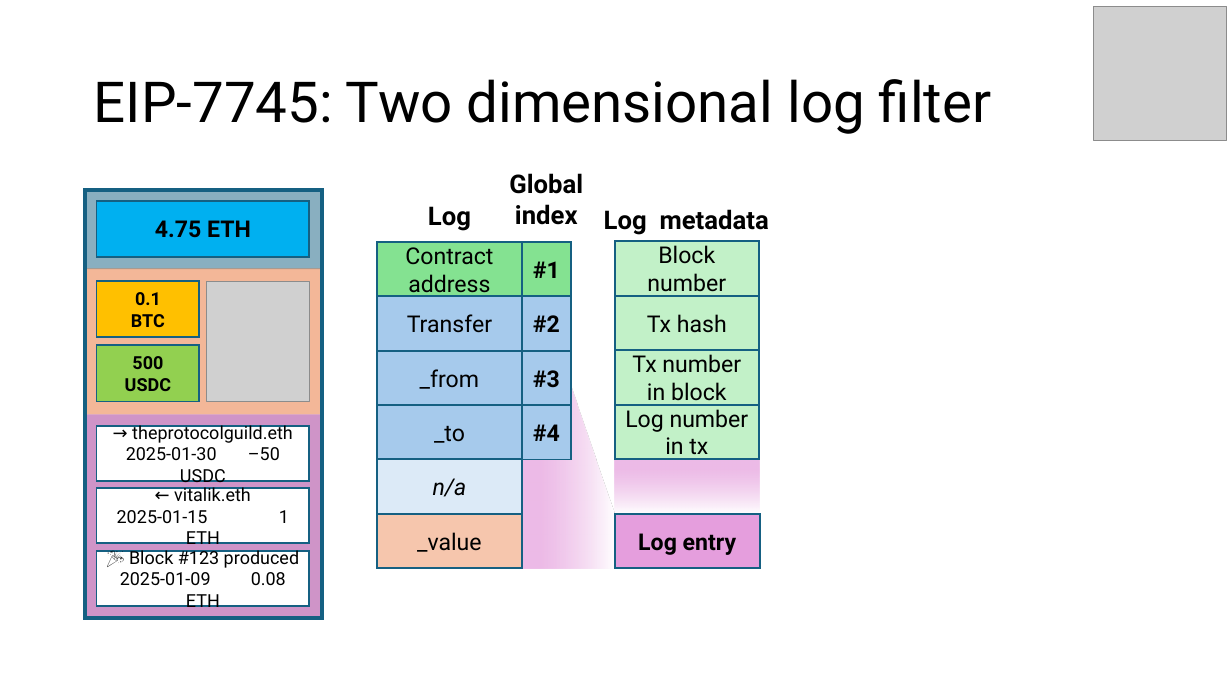
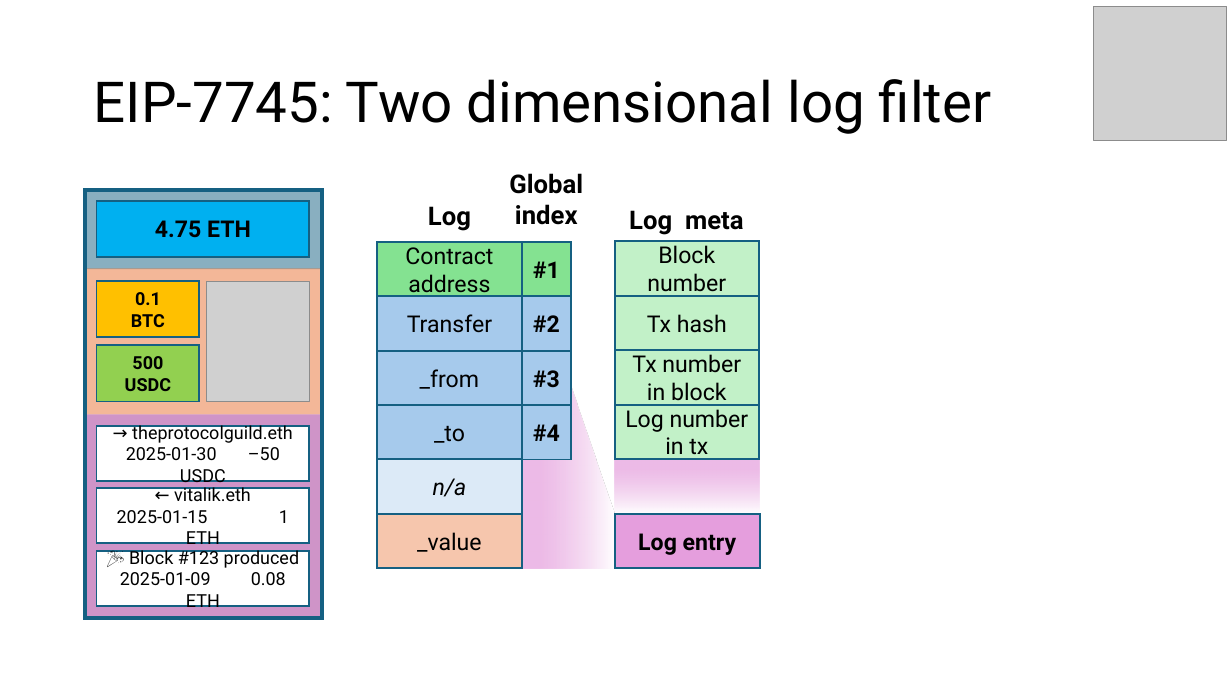
Before and after one commit to etan-status/purified-web3, a slide deck: slide 64 of Slides/2025-EthereumZuri.ch.pptx (slide 62 before the commit). Drawn at 1232x693 pixels with LibreOffice and Linux fonts; fonts in the diff are those of the drawing; grey boxes stand for pictures. Boxes give left, top, right and bottom in pixels: in the first picture for what was removed or moved away, otherwise in the second. Text is boxed around its words. In the diff, an @@ line names an element or a change of style, - is before the commit and + after.

```diff
--- a/Slides/2025-EthereumZuri.ch.pptx
+++ b/Slides/2025-EthereumZuri.ch.pptx
@@ text at <box>629,210,744,235</box>: text changed @@
-Log metadata
+Log meta
```
Also in this commit, not shown: 17 other slides changed, 2 slides added, 1 slide removed, 1 other file.
